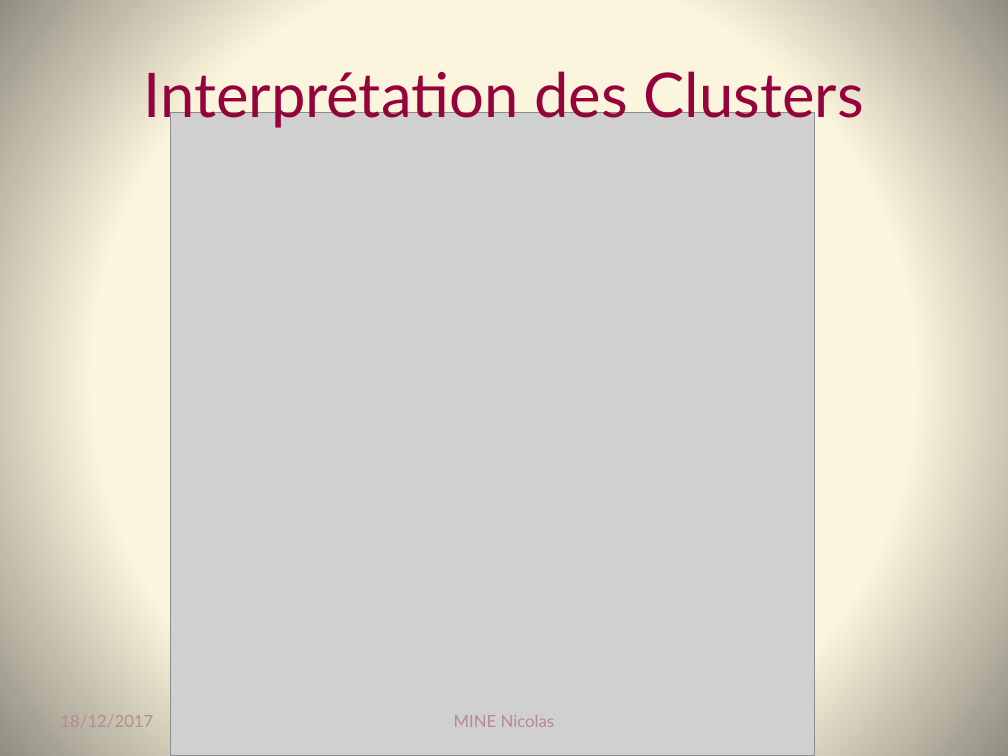
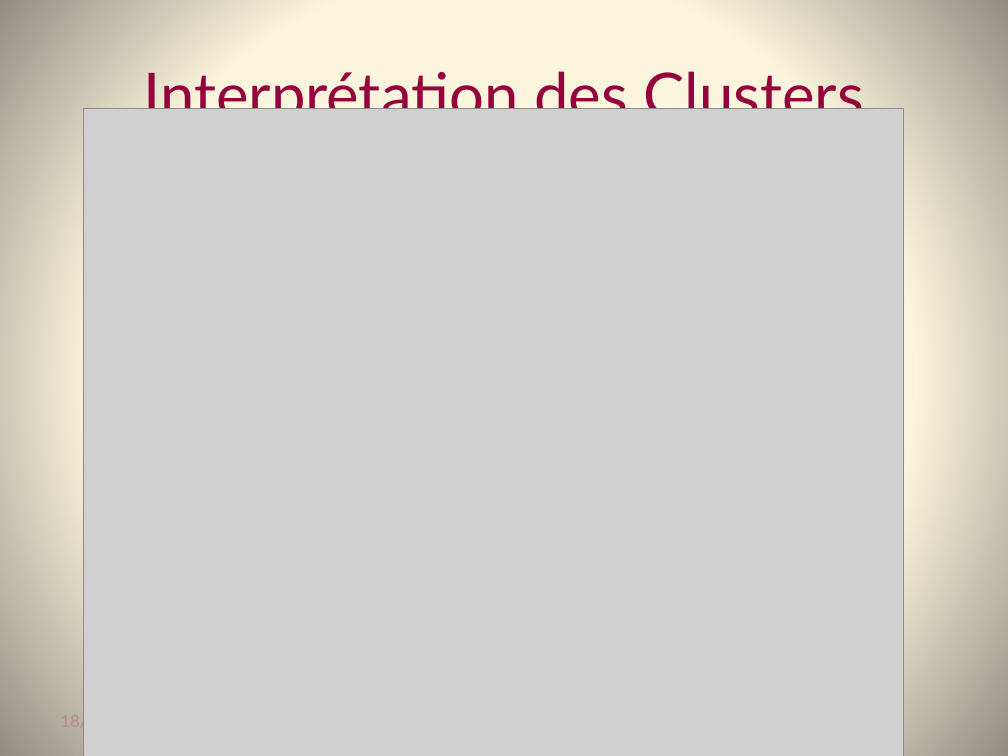
Before and after one commit to Coni63/OC_DS, a slide deck: slide 20 of P5/Presentation_projet_5.pptx. Drawn at 1008x756 pixels with LibreOffice and Linux fonts; fonts in the diff are those of the drawing; grey boxes stand for pictures. Boxes give left, top, right and bottom in pixels: in the first picture for what was removed or moved away, otherwise in the second. Text is boxed around its words. In the diff, an @@ line names an element or a change of style, - is before the commit and + after.

```diff
--- a/P5/Presentation_projet_5.pptx
+++ b/P5/Presentation_projet_5.pptx
@@ picture: place and size @@
-picture at <box>170,112,814,756</box>
+picture at <box>84,108,904,756</box>
@@ text removed at <box>454,715,555,727</box> @@
-MINE Nicolas
```
Also in this commit, not shown: 2 other files.
